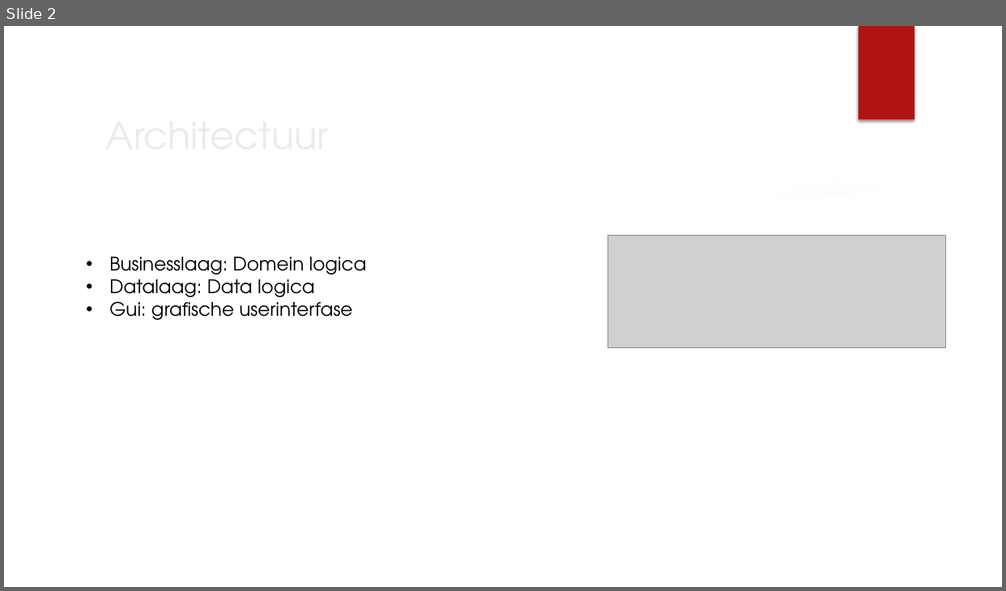
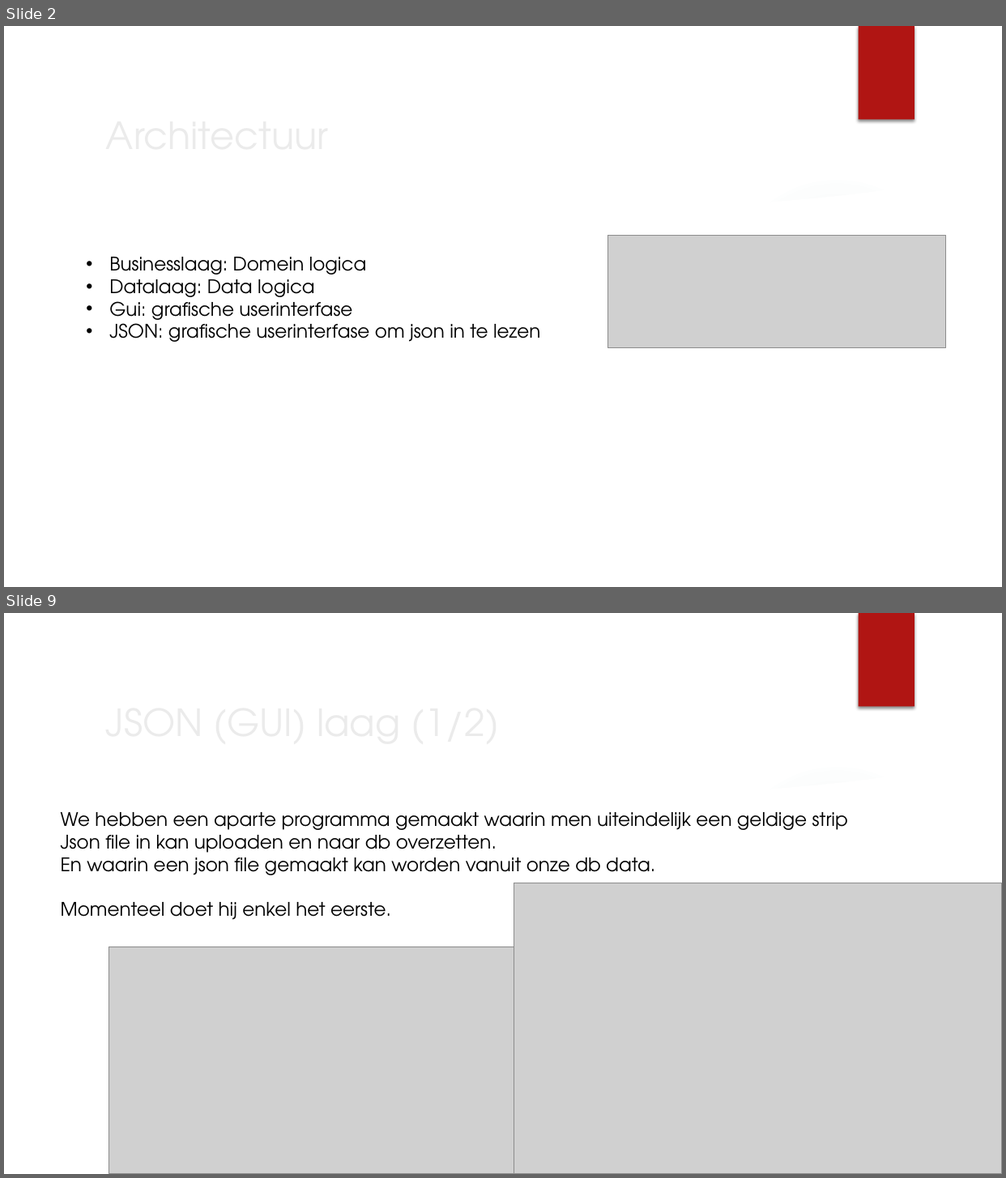
Before and after one commit to projectwerkTeamB2/projectwerk, a slide deck: Presentaties/Presentatie 19-10.pptx. Shown one above the other, each under a label of ours: slide 2 before the commit, slides 2 and 9 after it; the slides between them are not shown. The pictures are 1006x591 and 1006x1178 pixels, drawn with LibreOffice and Linux fonts; fonts in the diff are those of the drawing; grey boxes stand for pictures; background and template pictures are left out. Boxes give left, top, right and bottom in pixels: in the first picture for what was removed or moved away, otherwise in the second. Text is boxed around its words. In the diff, an @@ line names an element or a change of style, - is before the commit and + after.

```diff
--- a/Presentaties/Presentatie 19-10.pptx
+++ b/Presentaties/Presentatie 19-10.pptx
@@ slide 9 added at [4, 613, 1002, 1174], background picture (left out); not listed: 7 template elements that a slide beside it also shows @@
@@ text added at [61, 812, 848, 920], 18 pt, text #000000 @@
+We hebben een aparte programma gemaakt waarin men uiteindelijk een geldige strip
+Json file in kan uploaden en naar db overzetten.
+En waarin een json file gemaakt kan worden vanuit onze db data.
+Momenteel doet hij enkel het eerste.
@@ title added at [194, 852, 229, 875], 36 pt, text #EBEBEB @@
+JSON (GUI) laag (1/2)
@@ picture added at [513, 884, 1002, 1174] @@
@@ picture added at [108, 947, 513, 1174] @@
@@ slide 2 changed as well @@
@@ text at [109, 319, 541, 342]: paragraph added @@
+• JSON: grafische userinterfase om json in te lezen
```
Also in this commit, not shown: 1 other slide changed, 9 other slides added, 4 slides removed.
